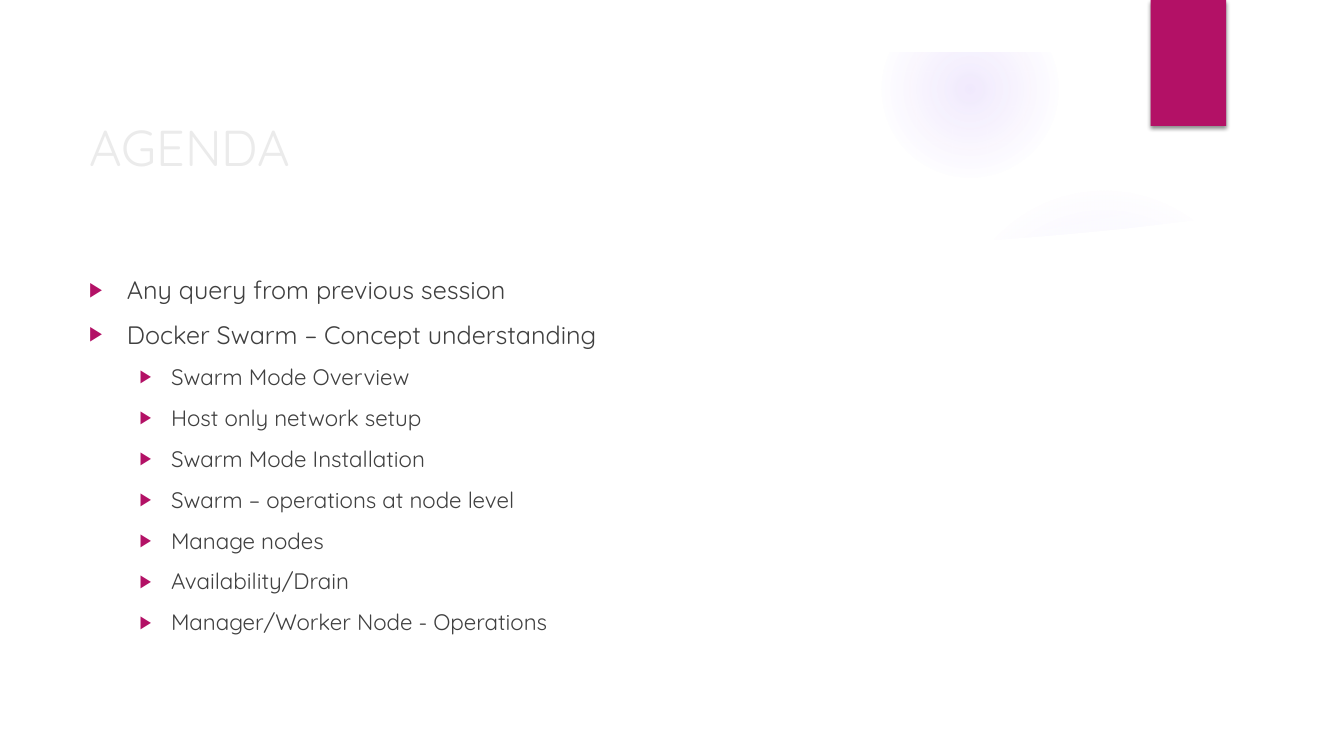
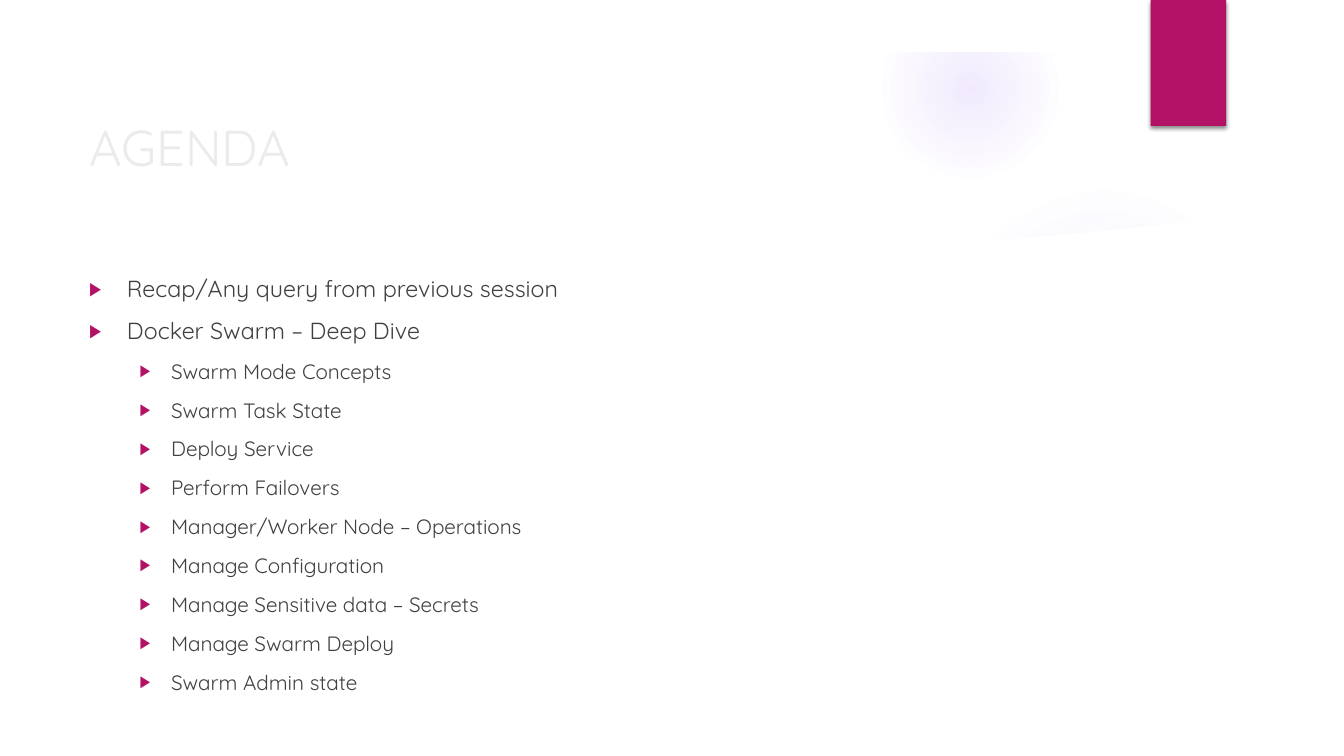
Before and after one commit to deepkumartraining/docker-k8s-April23, a slide deck: slide 2 of Day19/DockerAndKubernetes_Training-Day19.pptx. Drawn at 1344x756 pixels with LibreOffice and Linux fonts; fonts in the diff are those of the drawing; background and template pictures are left out. Boxes give left, top, right and bottom in pixels: in the first picture for what was removed or moved away, otherwise in the second. Text is boxed around its words. In the diff, an @@ line names an element or a change of style, - is before the commit and + after.

```diff
--- a/Day19/DockerAndKubernetes_Training-Day19.pptx
+++ b/Day19/DockerAndKubernetes_Training-Day19.pptx
@@ text at box(127, 278, 558, 690): text changed; size 16 to 14.8 pt @@
-▶ Any query from previous session
-▶ Docker Swarm – Concept understanding
-  ▶ Swarm Mode Overview
-  ▶ Host only network setup
-  ▶ Swarm Mode Installation
-  ▶ Swarm – operations at node level
-  ▶ Manage nodes
-  ▶ Availability/Drain
-  ▶ Manager/Worker Node - Operations
+▶ Recap/Any query from previous session
+▶ Docker Swarm – Deep Dive
+  ▶ Swarm Mode Concepts
+  ▶ Swarm Task State
+  ▶ Deploy Service
+  ▶ Perform Failovers
+  ▶ Manager/Worker Node – Operations
+  ▶ Manage Configuration
+  ▶ Manage Sensitive data – Secrets
+  ▶ Manage Swarm Deploy
+  ▶ Swarm Admin state
```
Also in this commit, not shown: 1 other slide changed, 2 other files.
